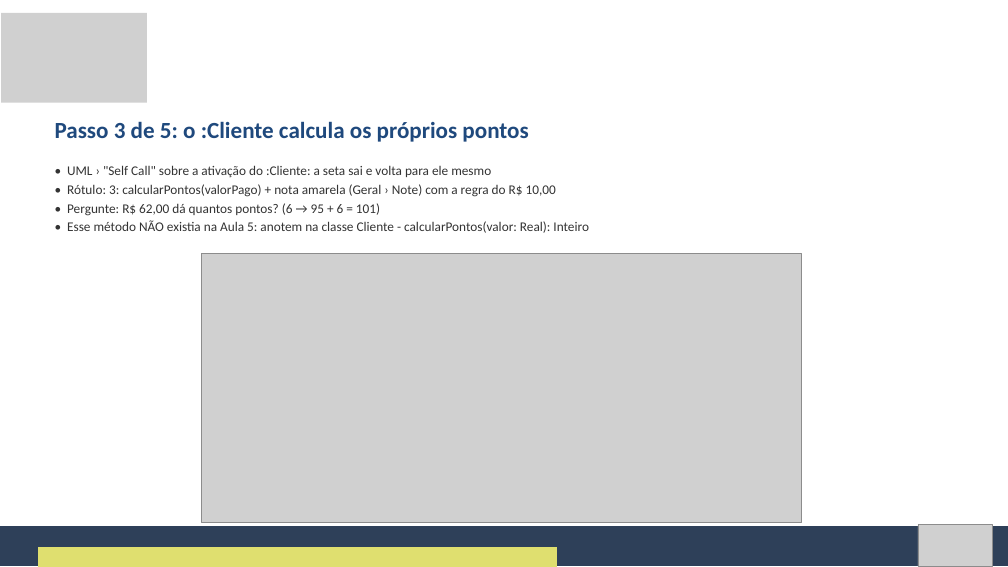
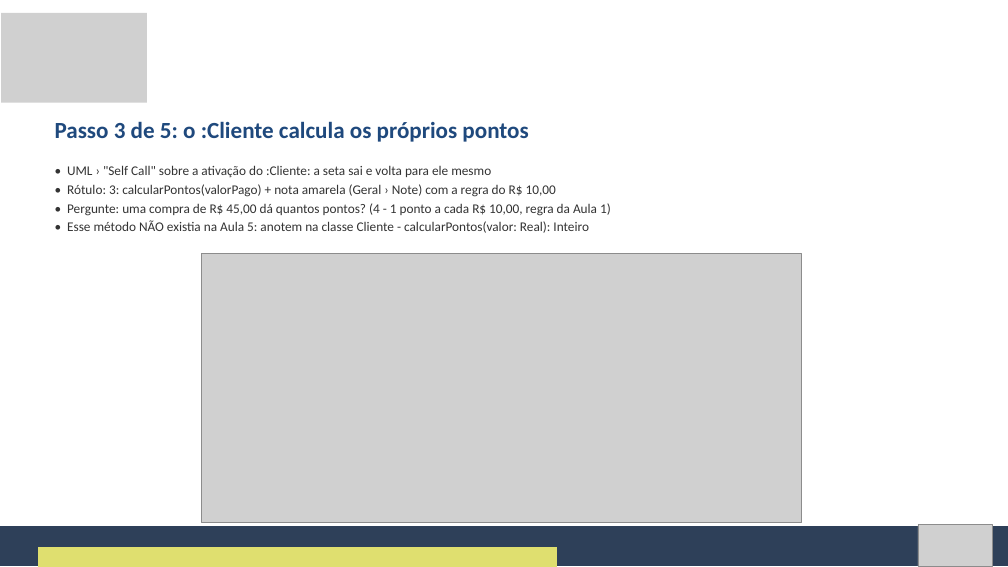
Before and after one commit to Natan20/Curso-Modelagem-De-Sistemas-Material, a slide deck: slide 68 of Aula 08 - 09-10-2026/Aula 8 - Slides.pptx (slide 72 before the commit). Drawn at 1008x567 pixels with LibreOffice and Linux fonts; fonts in the diff are those of the drawing; grey boxes stand for pictures. Boxes give left, top, right and bottom in pixels: in the first picture for what was removed or moved away, otherwise in the second. Text is boxed around its words. In the diff, an @@ line names an element or a change of style, - is before the commit and + after.

Commit message:
Aula 8: atividade guiada direto nos passos, sem slides de história
Remove os slides da história, 'quem é quem', 'primeiro no quadro',
'lendo o mapa da tela' e 'conferindo com dois clientes' (122 -> 117 slides);
troca 'Maria' por 'o cliente'. Apostila (docx/pdf) acompanha.

```diff
--- a/Aula 08 - 09-10-2026/Aula 8 - Slides.pptx
+++ b/Aula 08 - 09-10-2026/Aula 8 - Slides.pptx
@@ text at <box>67,203,611,216</box>: text changed @@
-• Pergunte: R$ 62,00 dá quantos pontos? (6 → 95 + 6 = 101)
+• Pergunte: uma compra de R$ 45,00 dá quantos pontos? (4 - 1 ponto a cada R$ 10,00, regra da Aula 1)
```
Also in this commit, not shown: 6 other slides changed, 5 slides removed, 2 other files.
